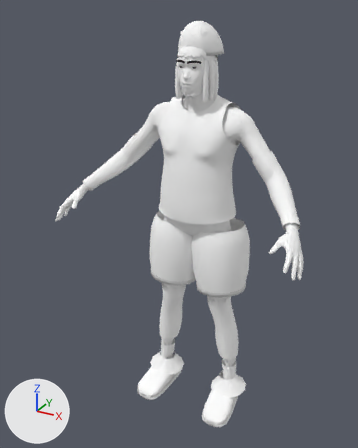
What one commit did to the glTF model hoopsim/spatial/assets/player.glb.
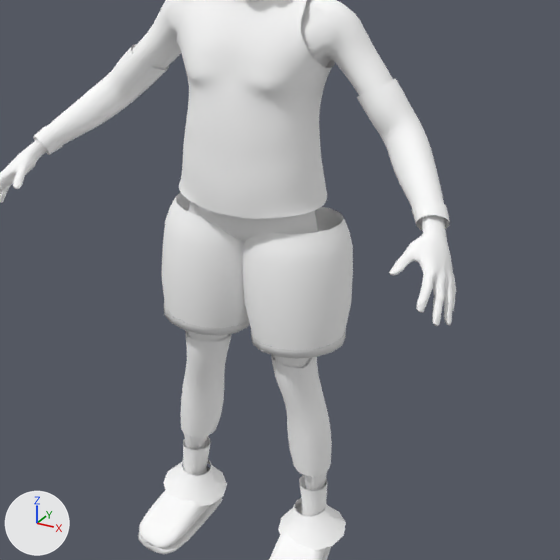
There are two pictures of each version: one whole from a 50 mm lens placed at (3.43, -6.96, 6.92), pointed at (-0.17, -0.41, 3.64), one close up on the part from 18% to 100% of the width and 25% to 90% of the height. The axes (+X, +Y, +Z) are drawn at lower left. The lights are the same throughout. The older version's two pictures come first. Vertices at exactly the same position are counted once.

In view in the first close-up: 'Body'.
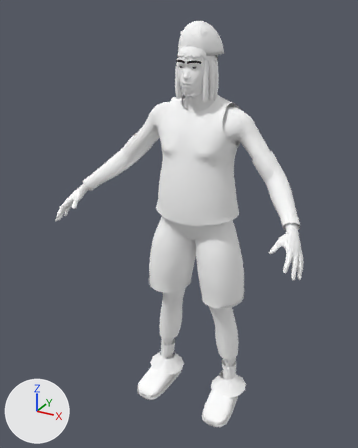
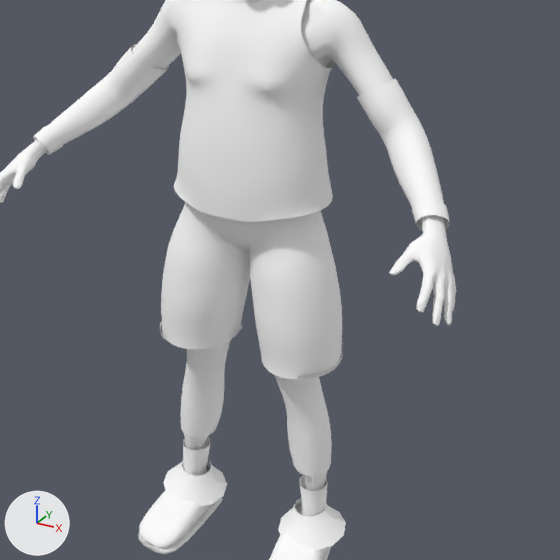
Changed parts and their boxes (x1, y1, x2, y2) in the close-ups (560 x 560 px; the box of a moved part takes in the faces that stretch with it):
```json
{"part": 1, "of": "me_body", "change": "rebuilt", "before": [188, 201, 318, 242], "after": [161, 202, 342, 379]}
{"part": 2, "of": "me_body", "change": "added", "after": [297, 342, 343, 379]}
{"part": 3, "of": "me_body", "change": "deleted", "before": [162, 192, 249, 328]}
{"part": 4, "of": "me_body", "change": "deleted", "before": [242, 207, 353, 351]}
{"part": 5, "of": "me_body", "change": "moved or reshaped", "before": [164, 14, 439, 368], "after": [174, 14, 452, 317]}
```

The change, as JSON lines over the scene's bpy script:
```json
{"block": "me_body", "where": "# used by ob_body; location = (0.0, 0.0, 0.0)"}
{"op": "remove", "block": "me_body", "code": "me_body.from_pydata(...)  # 9081 vertices, 16552 faces; spans x -2.09..2.09, y -1.39..0.48, z 0.0..6.73"}
{"op": "add", "block": "me_body", "code": "me_body.from_pydata(...)  # 9413 vertices, 17148 faces; spans x -2.09..2.09, y -1.39..0.47, z 0.0..6.73"}
{"block": "me_body", "change": "me_body part 1: the loose piece of 471 vertices spanning x -0.64..0.64, y -0.48..0.33, z 3.26..4.02 is rebuilt with 962 vertices and now spans x -0.88..0.88, y -0.55..0.37, z 2.29..4.06"}
{"block": "me_body", "change": "me_body part 2: a new loose piece of 47 vertices spanning x 0.67..0.9, y -0.53..0.28, z 2.32..2.4, in mat_kit"}
{"block": "me_body", "change": "me_body part 3: the loose piece of 96 vertices spanning x -0.92..0.09, y -0.52..0.48, z 2.49..3.63 is deleted"}
{"block": "me_body", "change": "me_body part 4: the loose piece of 96 vertices spanning x -0.09..0.92, y -0.52..0.48, z 2.49..3.63 is deleted"}
{"block": "me_body", "change": "me_body part 5: 730 vertices moved from x -0.65..0.65, y -0.59..0.33, z 2.33..5.32 to x -0.66..0.66, y -0.63..0.37, z 2.34..5.32; 486 vertices removed from x -0.9..1.98, y -1.23..0.43, z 2.09..5.9; 391 vertices added at x -0.71..2.08, y -1.24..0.47, z 2.09..5.91"}
{"block": "me_body", "change": "other edits to the shape of me_body do not show in these pictures"}
```
